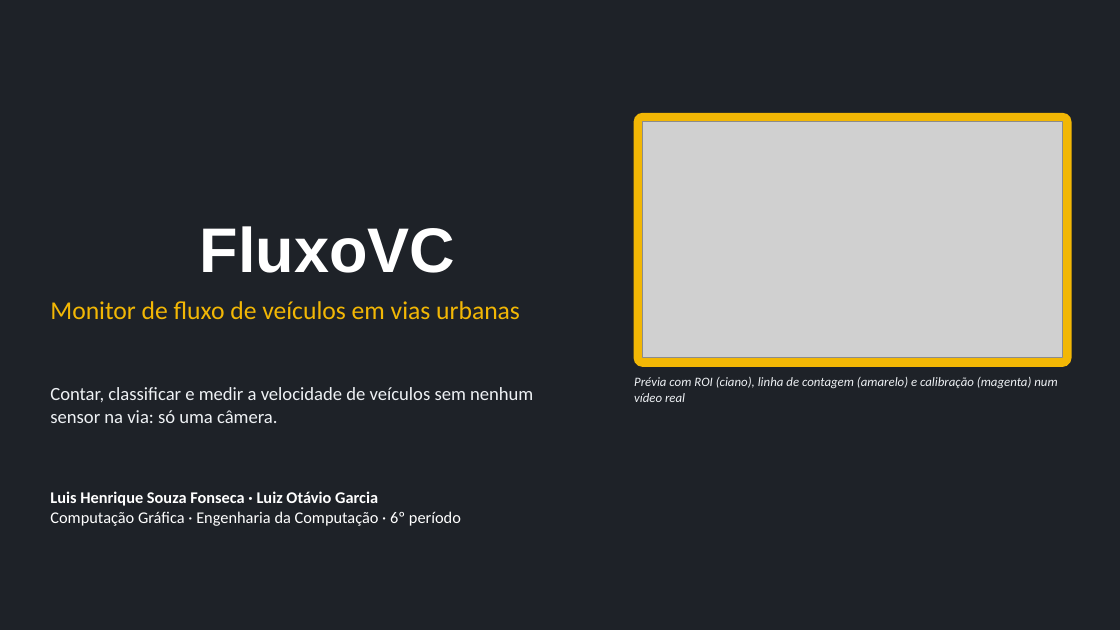
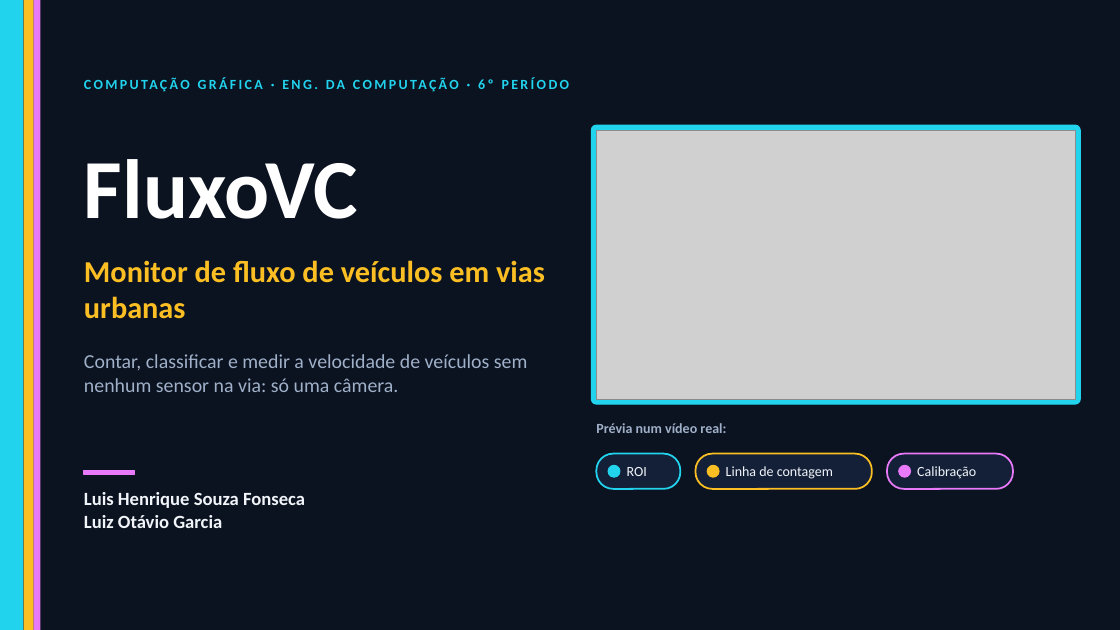
Before and after one commit to LuisHenrique1523/FluxoVC, a slide deck: slide 1 of docs/FluxoVC_apresentacao.pptx. Drawn at 1120x630 pixels with LibreOffice and Linux fonts; fonts in the diff are those of the drawing; grey boxes stand for pictures. Boxes give left, top, right and bottom in pixels: in the first picture for what was removed or moved away, otherwise in the second. Text is boxed around its words. In the diff, an @@ line names an element or a change of style, - is before the commit and + after.

```diff
--- a/docs/FluxoVC_apresentacao.pptx
+++ b/docs/FluxoVC_apresentacao.pptx
@@ background #1E2228 to #0B1220 @@
@@ rectangle added at <box>0,0,24,630</box>, fill #22D3EE @@
@@ rectangle added at <box>24,0,34,630</box>, fill #FBBF24 @@
@@ rectangle added at <box>34,0,40,630</box>, fill #E879F9 @@
@@ text added at <box>84,76,588,109</box>, 12 pt, text #22D3EE, bold @@
+COMPUTAÇÃO GRÁFICA · ENG. DA COMPUTAÇÃO · 6º PERÍODO
@@ text "FluxoVC": place and size @@
-text "FluxoVC" at <box>200,226,455,273</box>
+text "FluxoVC" at <box>84,159,358,219</box>
@@ text "FluxoVC" at <box>84,159,358,219</box>: size 54 to 72 pt, font Arial to Calibri; alignment centre to left; vertical alignment bottom to top @@
@@ rounded rectangle: place and size @@
-rounded rectangle at <box>634,113,1071,366</box>
+rounded rectangle at <box>592,125,1081,404</box>
@@ rounded rectangle at <box>592,125,1081,404</box>: fill #F2B705 to #22D3EE; outline #F2B705 0.99 pt to #22D3EE 1 pt; proportions changed @@
@@ picture: place and size @@
-picture at <box>643,122,1063,358</box>
+picture at <box>597,130,1075,399</box>
@@ text "Monitor de fluxo de veículos ...": place and size @@
-text "Monitor de fluxo de veículos ..." at <box>50,301,520,319</box>
+text "Monitor de fluxo de veículos ..." at <box>84,260,545,319</box>
@@ text "Monitor de fluxo de veículos ..." at <box>84,260,545,319</box>: size 22 to 26 pt, text colour #F2B705 to #FBBF24, bold on; less space between paragraphs @@
@@ text "Contar, classificar e medir a ...": place and size @@
-text "Contar, classificar e medir a ..." at <box>50,387,533,423</box>
+text "Contar, classificar e medir a ..." at <box>84,354,528,392</box>
@@ text "Contar, classificar e medir a ..." at <box>84,354,528,392</box>: size 16 to 17 pt, text colour #EEF1F4 to #9FB0C8 @@
@@ text at <box>596,423,726,433</box>: text changed; size 11 to 12 pt; text colour #EEF1F4 to #9FB0C8; bold on; italic off @@
-Prévia com ROI (ciano), linha de contagem (amarelo) e calibração (magenta) num vídeo real
+Prévia num vídeo real:
@@ rectangle added at <box>84,471,134,475</box>, fill #E879F9, outline #E879F9 1 pt @@
@@ rounded rectangle added at <box>597,454,681,489</box>, fill #132038, outline #22D3EE 1.5 pt @@
@@ ellipse added at <box>608,465,620,477</box>, fill #22D3EE, outline #22D3EE 1 pt @@
@@ text added at <box>627,467,647,476</box>, 12 pt, text #F1F5F9 @@
+ROI
@@ rounded rectangle added at <box>696,454,872,489</box>, fill #132038, outline #FBBF24 1.5 pt @@
@@ ellipse added at <box>707,465,719,477</box>, fill #FBBF24, outline #FBBF24 1 pt @@
@@ text added at <box>726,466,833,479</box>, 12 pt, text #F1F5F9 @@
+Linha de contagem
@@ rounded rectangle added at <box>887,454,1013,489</box>, fill #132038, outline #E879F9 1.5 pt @@
@@ ellipse added at <box>899,465,911,477</box>, fill #E879F9, outline #E879F9 1 pt @@
@@ text added at <box>917,466,976,479</box>, 12 pt, text #F1F5F9 @@
+Calibração
@@ text at <box>84,492,305,528</box>: text changed; size 14 to 16 pt; text colour #FFFFFF to #F1F5F9; bold on @@
-Luis Henrique Souza Fonseca · Luiz Otávio Garcia
-Computação Gráfica · Engenharia da Computação · 6º período
+Luis Henrique Souza Fonseca
+Luiz Otávio Garcia
```
Also in this commit, not shown: 13 other slides changed.
